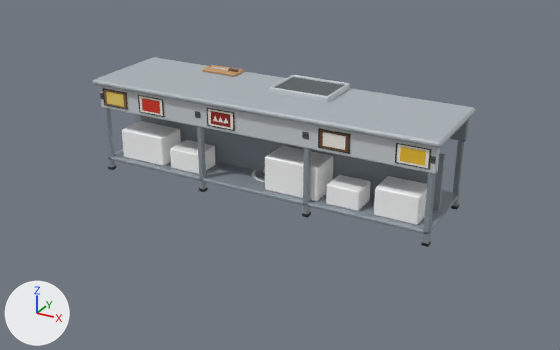
An edit to the Blender file art/blender/seasoning_station.blend, drawn before and after from the same camera.
Before and after are seen from a 50 mm camera at (3.87, -6.9, 3.61) aimed at (0.25, -0.31, 0.32). Every picture has the same lights, and +X, +Y and +Z are marked at lower left. The first picture is the older version.

The first picture shows 'counter', 'cutting_board', 'tray' and 1 more.
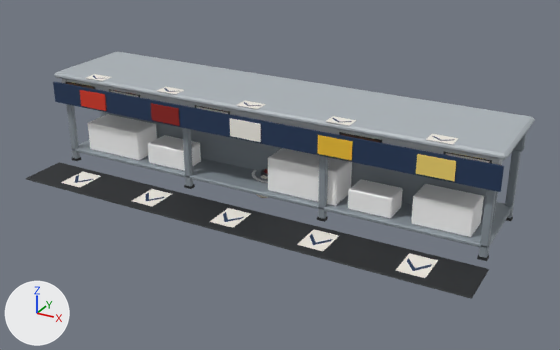
Changed parts and their boxes [x1, y1, x2, y2] in the pictures (560 x 350 px):
'counter', rescaled (26% wider, 10% taller)
    before: [93, 57, 476, 247]
    after: [54, 52, 535, 261]
'ServiceMat', added (black)
    after: [26, 162, 489, 299]
'ServiceFascia', added (blue)
    after: [53, 82, 504, 192]
'tray', deleted
    before: [269, 75, 350, 103]
'Label_potato', added (yellow)
    after: [416, 154, 456, 181]
'Label_oil', added (yellow)
    after: [317, 135, 353, 161]
'ServiceArrow_potato', added
    after: [395, 253, 438, 278]
'Label_salt', added
    after: [230, 118, 261, 142]
'ServiceArrow_oil', added
    after: [297, 229, 339, 251]
'Label_hot', added (red)
    after: [151, 103, 180, 126]
'ServiceArrow_salt', added
    after: [210, 208, 251, 228]
'Label_sweet', added (red)
    after: [80, 90, 107, 111]
'ServiceArrow_hot', added
    after: [132, 189, 172, 206]
'ServiceArrow_sweet', added
    after: [61, 172, 101, 187]
'cutting_board', deleted
    before: [202, 65, 244, 76]
'CounterArrow_potato', added
    after: [426, 134, 458, 144]
'CounterArrow_oil', added
    after: [326, 116, 356, 125]
'CounterArrow_salt', added
    after: [237, 101, 266, 109]
'CounterArrow_hot', added
    after: [157, 87, 184, 94]
'CounterArrow_sweet', added
    after: [86, 74, 111, 81]

The change, as a list of edits to the scene's bpy script:
```text
Change me_counter:
    used by ob_counter; parent = ob_seasoning_station; location = (0.0, 0.0, 0.0)
    remove me_counter.from_pydata(...)  # 552 vertices, 550 faces; spans x -2.02..2.02, y -0.56..0.56, z 0.0..1.1
    add me_counter.from_pydata(...)  # 552 vertices, 550 faces; spans x -2.6..2.6, y -0.56..0.56, z 0.0..1.1
    me_counter part 1: the whole mesh is scaled about its middle by (1.29, 1, 1)
Remove ob_tray:
    ob_tray = bpy.data.objects.new('tray', me_tray)
Remove ob_cutting_board:
    ob_cutting_board = bpy.data.objects.new('cutting_board', me_cutting_board)
Add ob_counterarrow_potato:
    ob_counterarrow_potato = bpy.data.objects.new('CounterArrow_potato', me_plane_009)  # 4 vertices, 1 face; spans x -0.125..0.125, y -0.085..0.085, z 0.0; in mat_seasoning_signs (picture img_seasoning_signs)
    ob_counterarrow_potato.parent = ob_seasoning_station
    ob_counterarrow_potato.location = (2.0, -0.47, 1.104)
Add ob_servicearrow_potato:
    ob_servicearrow_potato = bpy.data.objects.new('ServiceArrow_potato', me_plane_008)  # 4 vertices, 1 face; spans x -0.14..0.14, y -0.18..0.18, z 0.0; in mat_seasoning_signs (picture img_seasoning_signs)
    ob_servicearrow_potato.parent = ob_seasoning_station
    ob_servicearrow_potato.location = (2.0, -0.91, 0.02)
Add ob_label_potato:
    ob_label_potato = bpy.data.objects.new('Label_potato', me_cube_006)  # a box spanning x -0.18..0.18, y -0.006..0.006, z -0.095..0.095; in mat_seasoning_signs (picture img_seasoning_signs)
    ob_label_potato.parent = ob_seasoning_station
    ob_label_potato.location = (2.0, -0.593, 0.87)
Add ob_counterarrow_oil:
    ob_counterarrow_oil = bpy.data.objects.new('CounterArrow_oil', me_plane_009.copy())
    ob_counterarrow_oil.parent = ob_seasoning_station
    ob_counterarrow_oil.location = (1.0, -0.47, 1.104)
Add ob_servicearrow_oil:
    ob_servicearrow_oil = bpy.data.objects.new('ServiceArrow_oil', me_plane_008.copy())
    ob_servicearrow_oil.parent = ob_seasoning_station
    ob_servicearrow_oil.location = (1.0, -0.91, 0.02)
Add ob_label_oil:
    ob_label_oil = bpy.data.objects.new('Label_oil', me_cube_005)  # a box spanning x -0.18..0.18, y -0.006..0.006, z -0.095..0.095; in mat_seasoning_signs (picture img_seasoning_signs)
    ob_label_oil.parent = ob_seasoning_station
    ob_label_oil.location = (1.0, -0.593, 0.87)
Add ob_counterarrow_salt:
    ob_counterarrow_salt = bpy.data.objects.new('CounterArrow_salt', me_plane_009.copy())
    ob_counterarrow_salt.parent = ob_seasoning_station
    ob_counterarrow_salt.location = (0.0, -0.47, 1.104)
Add ob_servicearrow_salt:
    ob_servicearrow_salt = bpy.data.objects.new('ServiceArrow_salt', me_plane_008.copy())
    ob_servicearrow_salt.parent = ob_seasoning_station
    ob_servicearrow_salt.location = (0.0, -0.91, 0.02)
Add ob_label_salt:
    ob_label_salt = bpy.data.objects.new('Label_salt', me_cube_004)  # a box spanning x -0.18..0.18, y -0.006..0.006, z -0.095..0.095; in mat_seasoning_signs (picture img_seasoning_signs)
    ob_label_salt.parent = ob_seasoning_station
    ob_label_salt.location = (0.0, -0.593, 0.87)
Add ob_counterarrow_hot:
    ob_counterarrow_hot = bpy.data.objects.new('CounterArrow_hot', me_plane_009.copy())
    ob_counterarrow_hot.parent = ob_seasoning_station
    ob_counterarrow_hot.location = (-1.0, -0.47, 1.104)
Add ob_servicearrow_hot:
    ob_servicearrow_hot = bpy.data.objects.new('ServiceArrow_hot', me_plane_008.copy())
    ob_servicearrow_hot.parent = ob_seasoning_station
    ob_servicearrow_hot.location = (-1.0, -0.91, 0.02)
Add ob_label_hot:
    ob_label_hot = bpy.data.objects.new('Label_hot', me_cube_003)  # a box spanning x -0.18..0.18, y -0.006..0.006, z -0.095..0.095; in mat_seasoning_signs (picture img_seasoning_signs)
    ob_label_hot.parent = ob_seasoning_station
    ob_label_hot.location = (-1.0, -0.593, 0.87)
Add ob_counterarrow_sweet:
    ob_counterarrow_sweet = bpy.data.objects.new('CounterArrow_sweet', me_plane_009.copy())
    ob_counterarrow_sweet.parent = ob_seasoning_station
    ob_counterarrow_sweet.location = (-2.0, -0.47, 1.104)
Add ob_servicearrow_sweet:
    ob_servicearrow_sweet = bpy.data.objects.new('ServiceArrow_sweet', me_plane_008.copy())
    ob_servicearrow_sweet.parent = ob_seasoning_station
    ob_servicearrow_sweet.location = (-2.0, -0.91, 0.02)
Add ob_label_sweet:
    ob_label_sweet = bpy.data.objects.new('Label_sweet', me_cube_002)  # a box spanning x -0.18..0.18, y -0.006..0.006, z -0.095..0.095; in mat_seasoning_signs (picture img_seasoning_signs)
    ob_label_sweet.parent = ob_seasoning_station
    ob_label_sweet.location = (-2.0, -0.593, 0.87)
Add ob_servicemat:
    ob_servicemat = bpy.data.objects.new('ServiceMat', me_cube_001)  # 24 vertices, 26 faces; spans x -2.59..2.59, y -0.28..0.28, z -0.01..0.01; in mat_mat_rubber (black #24272a)
    ob_servicemat.parent = ob_seasoning_station
    ob_servicemat.location = (0.0, -0.92, 0.009)
Add ob_servicefascia:
    ob_servicefascia = bpy.data.objects.new('ServiceFascia', me_cube)  # a box spanning x -2.59..2.59, y -0.01..0.01, z -0.12..0.12; in mat_seasoning_signs (picture img_seasoning_signs)
    ob_servicefascia.parent = ob_seasoning_station
    ob_servicefascia.location = (0.0, -0.573, 0.875)
```
